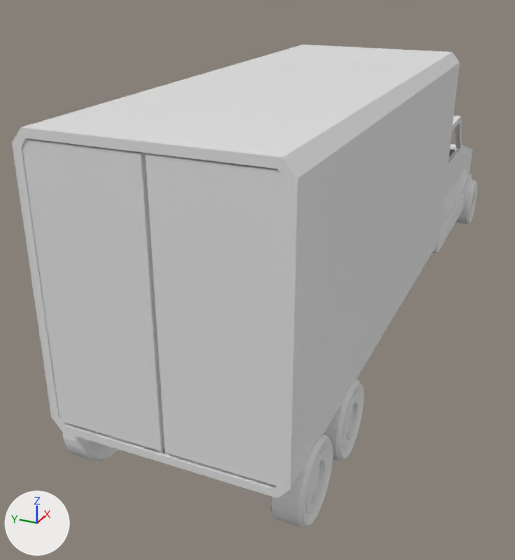
A saved change to the Blender file BlenderSaves/Truck.blend.
The view is the same before and after, from a 50 mm lens placed at (-8.92, -2.83, 4.09), pointed at (-0.62, 0.9, -0.06). The lights are fixed; the arrows at lower left show +X, +Y and +Z.

The first picture shows 'Truck'.
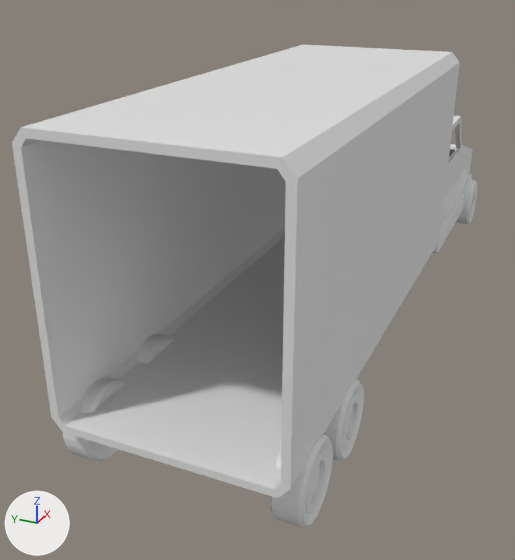
Pixel boxes [x1, y1, x2, y2] of what changed, in the pictures (515 x 560 px):
part 1 of me_cube, deleted
    before: [22, 139, 165, 451]
part 2 of me_cube, deleted
    before: [145, 153, 286, 486]

What the commit changed:
me_cube has 6688 vertices, 5934 faces and spans x -4.65..5.42, y -1.26..1.26, z -0.6..2.87.
me_cube is used by ob_truck; location (0.0, 0.0, 0.0).
me_cube part 1: the loose piece of 8 vertices spanning x -4.64..-4.57, y 0.02..1.13, z 0.12..2.77 is deleted.
me_cube part 2: the loose piece of 8 vertices spanning x -4.64..-4.57, y -1.13..-0.02, z 0.12..2.77 is deleted.
